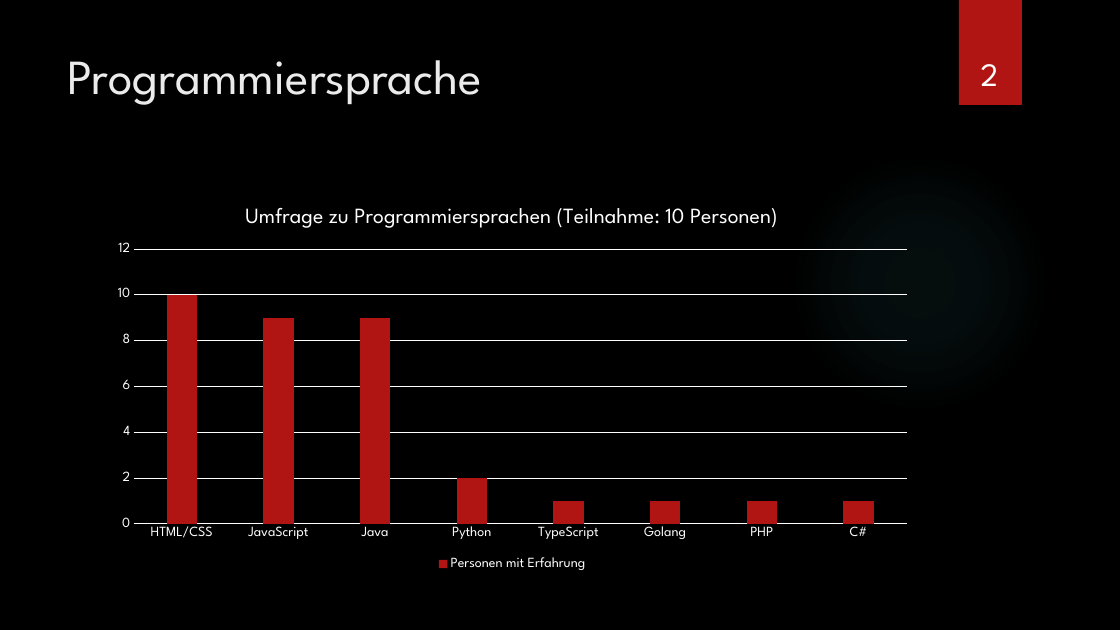
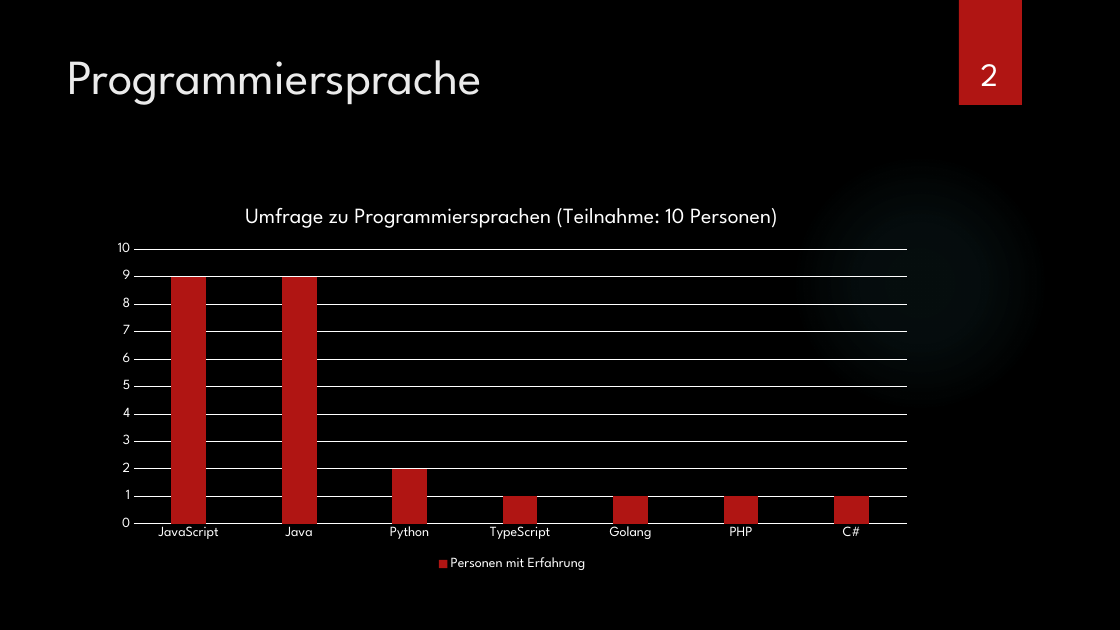
Before and after one commit to kanbanana/knowledgebase, a slide deck: slide 2 of docs/presentation/Technologie-Evaluation Zusammenfassung.pptx. Drawn at 1120x630 pixels with LibreOffice and Linux fonts; fonts in the diff are those of the drawing; background and template pictures are left out. Boxes give left, top, right and bottom in pixels: in the first picture for what was removed or moved away, otherwise in the second. Text is boxed around its words. In the diff, an @@ line names an element or a change of style, - is before the commit and + after.

```diff
--- a/docs/presentation/Technologie-Evaluation Zusammenfassung.pptx
+++ b/docs/presentation/Technologie-Evaluation Zusammenfassung.pptx
@@ column chart at (x1=102, y1=188, x2=923, y2=574) @@
-categories: HTML/CSS, JavaScript, Java, Python, TypeScript, Golang, PHP, C#
+categories: JavaScript, Java, Python, TypeScript, Golang, PHP, C#
-Personen mit Erfahrung: 10, 9, 9, 2, 1, 1, 1, 1
+Personen mit Erfahrung: 9, 9, 2, 1, 1, 1, 1
```
Also in this commit, not shown: 3 other slides changed, 1 slide added, 2 other files.
